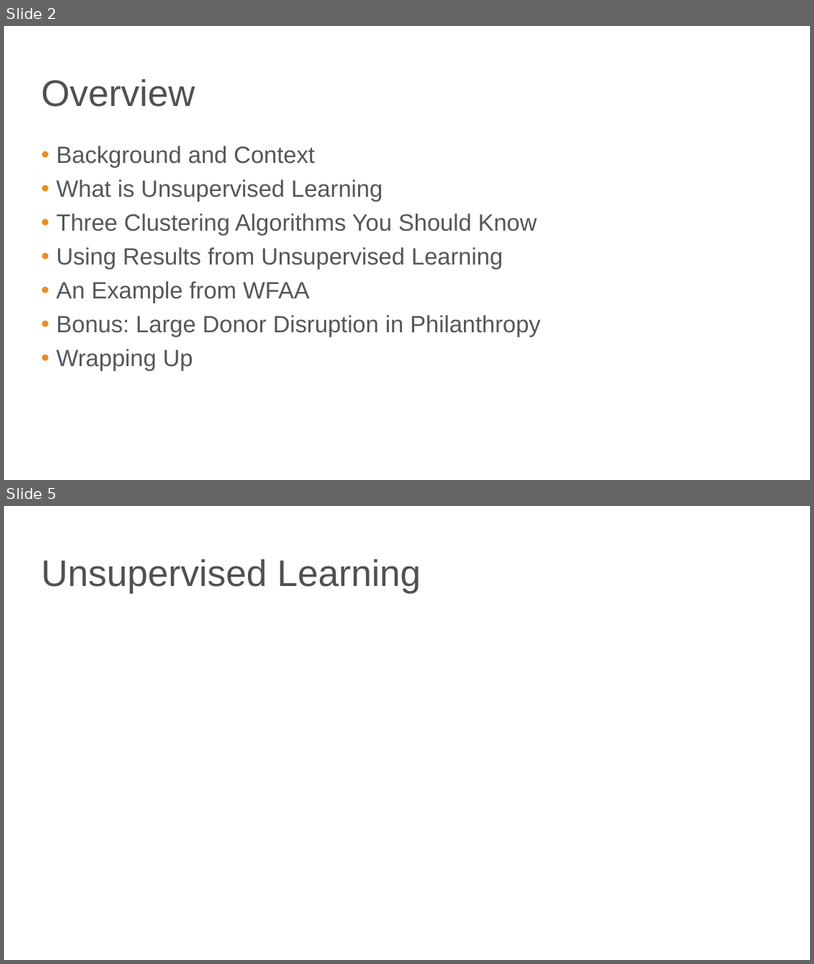
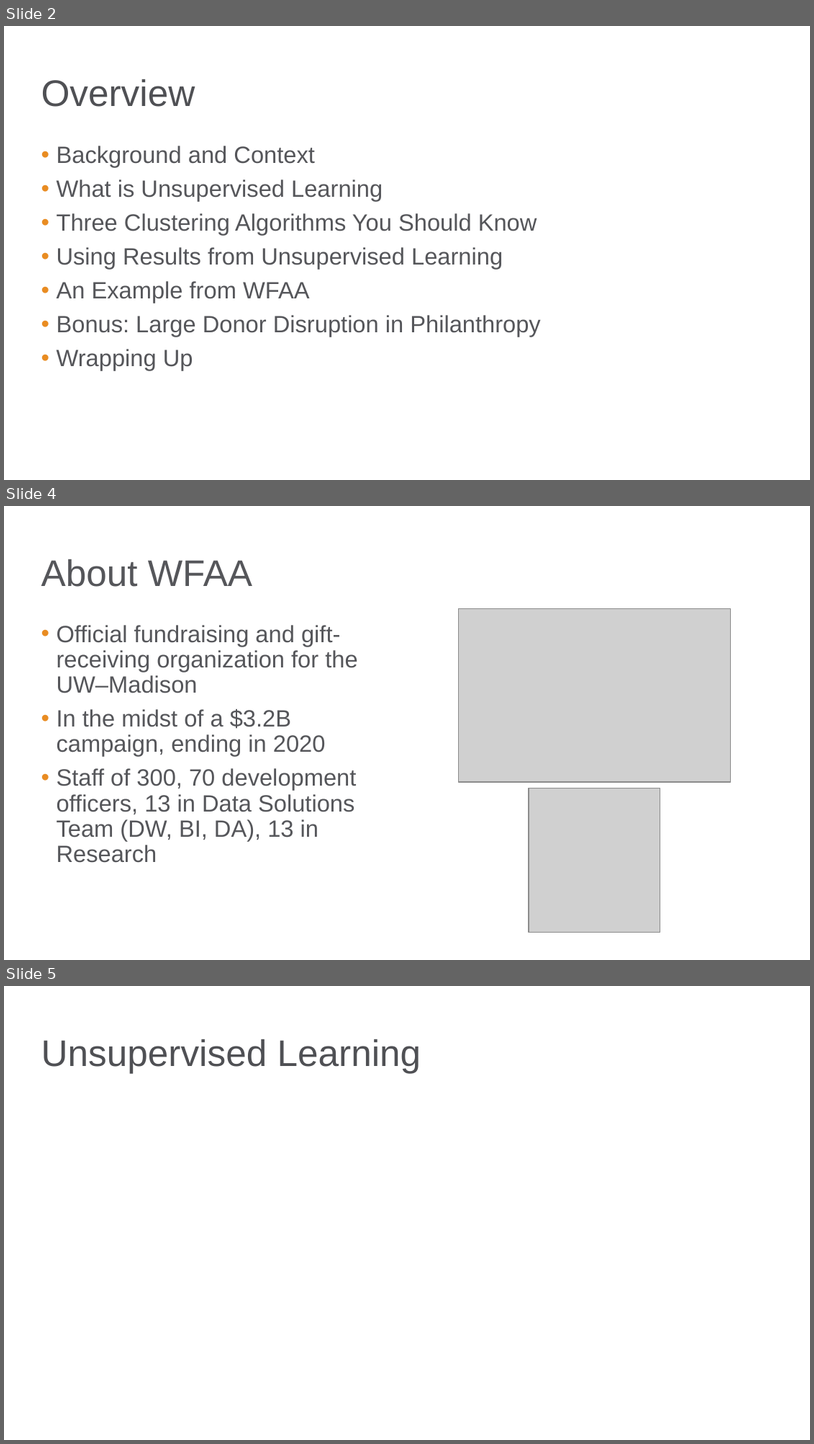
Before and after one commit to bgstieber/APRA-PD-DAS-2019, a slide deck: Generating Insights from Clustering Large Donors - BStieber APRA DAS19.pptx. Shown one above the other, each under a label of ours: slides 2 and 5 before the commit, slides 2, 4 and 5 after it; the slides between them are not shown. The pictures are 814x964 and 814x1444 pixels, drawn with LibreOffice and Linux fonts; fonts in the diff are those of the drawing; grey boxes stand for pictures; background and template pictures are left out. Boxes give left, top, right and bottom in pixels: in the first picture for what was removed or moved away, otherwise in the second. Text is boxed around its words. In the diff, an @@ line names an element or a change of style, - is before the commit and + after.

```diff
--- a/Generating Insights from Clustering Large Donors - BStieber APRA DAS19.pptx
+++ b/Generating Insights from Clustering Large Donors - BStieber APRA DAS19.pptx
@@ slide 4 added at bbox=[4, 506, 810, 960], background picture (left out) @@
@@ title added at bbox=[41, 559, 252, 587], 33 pt, text #55565A @@
+About WFAA
@@ picture added at bbox=[459, 608, 730, 782] @@
@@ text added at bbox=[57, 625, 358, 862], 21 pt, text #55565A @@
+• Official fundraising and gift-receiving organization for the UW–Madison
+• In the midst of a $3.2B campaign, ending in 2020
+• Staff of 300, 70 development officers, 13 in Data Solutions Team (DW, BI, DA), 13 in Research
@@ picture added at bbox=[529, 788, 661, 932] @@
```
Also in this commit, not shown: 2 slides changed, 4 other slides added, 3 slides removed, 3 other files.
